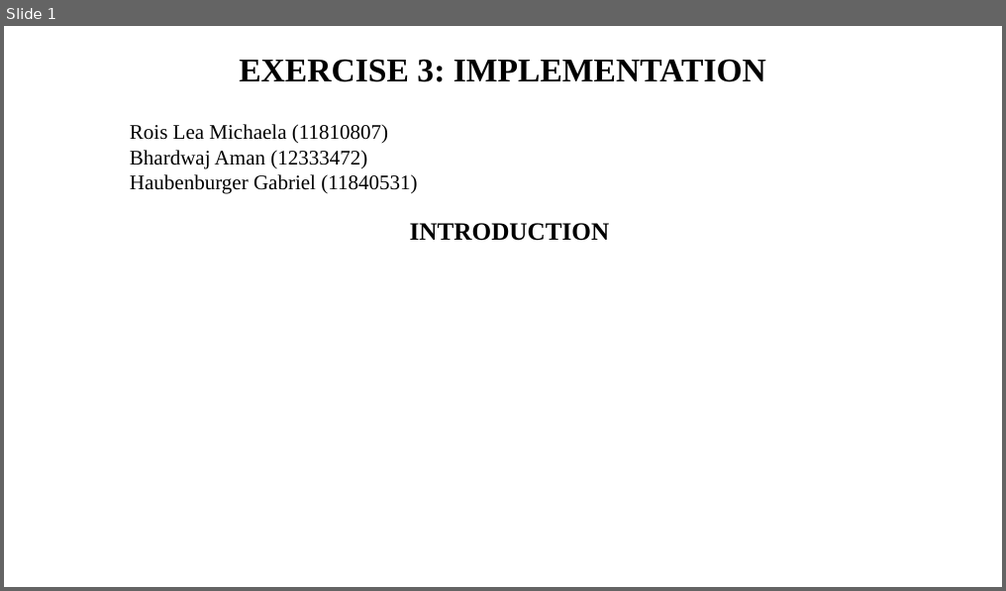
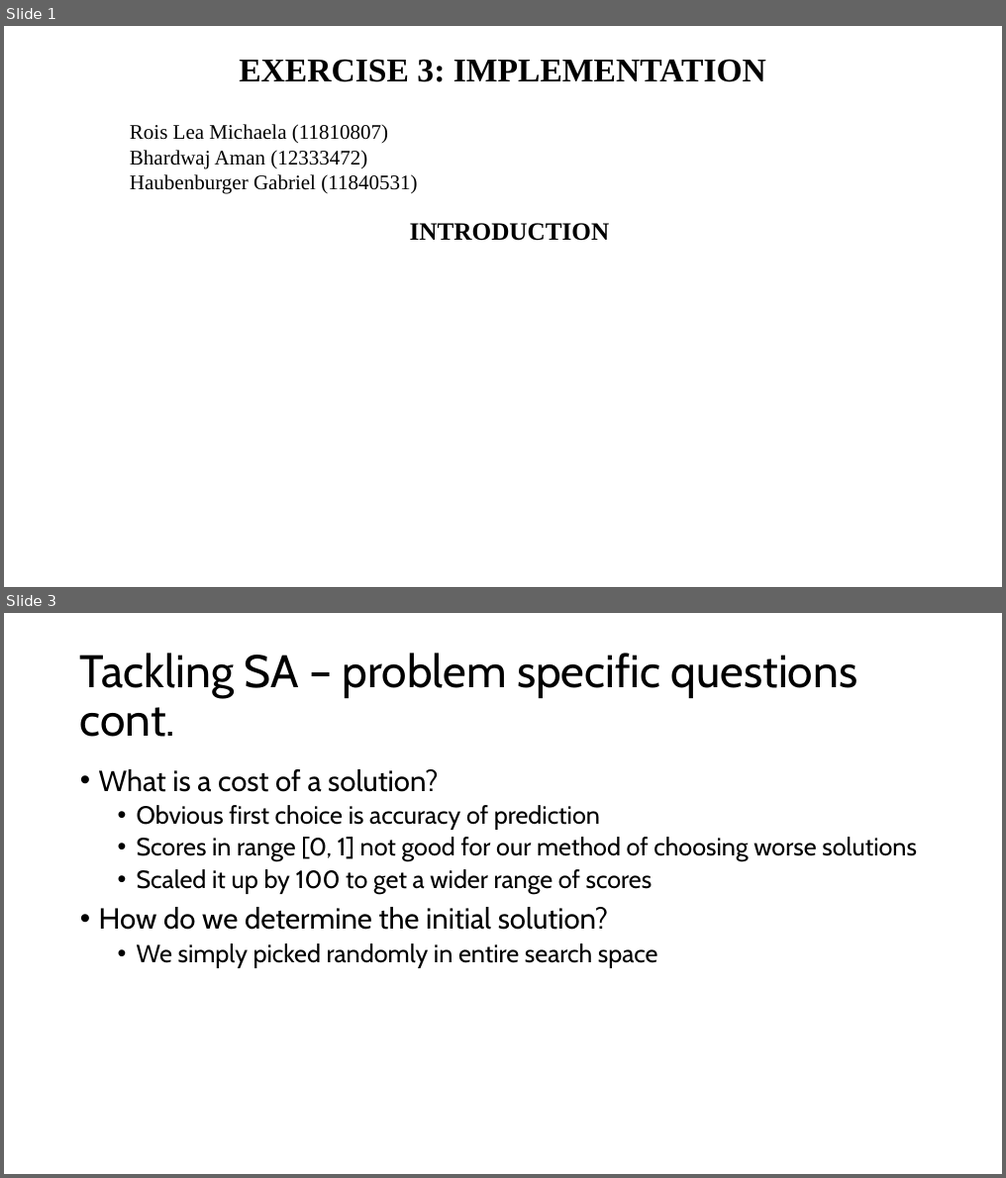
Before and after one commit to amanfc7/Machine-Learaning, a slide deck: ex3/TODO_presentation_ex_3.pptx. Shown one above the other, each under a label of ours: slide 1 before the commit, slides 1 and 3 after it; the slides between them are not shown. The pictures are 1006x591 and 1006x1178 pixels, drawn with LibreOffice and Linux fonts; fonts in the diff are those of the drawing. Boxes give left, top, right and bottom in pixels: in the first picture for what was removed or moved away, otherwise in the second. Text is boxed around its words. In the diff, an @@ line names an element or a change of style, - is before the commit and + after.

```diff
--- a/ex3/TODO_presentation_ex_3.pptx
+++ b/ex3/TODO_presentation_ex_3.pptx
@@ slide 3 added at bbox=[4, 613, 1002, 1174], background #FFFFFF @@
@@ title added at bbox=[80, 653, 857, 737], 44 pt, text #000000 @@
+Tackling SA – problem specific questions cont.
@@ text added at bbox=[99, 769, 917, 968], 24 pt, text #000000 @@
+• What is a cost of a solution?
+  • Obvious first choice is accuracy of prediction
+  • Scores in range [0, 1] not good for our method of choosing worse solutions
+  • Scaled it up by 100 to get a wider range of scores
+• How do we determine the initial solution?
+  • We simply picked randomly in entire search space
```
Also in this commit, not shown: 2 slides changed, 1 other slide added, 1 other file.
